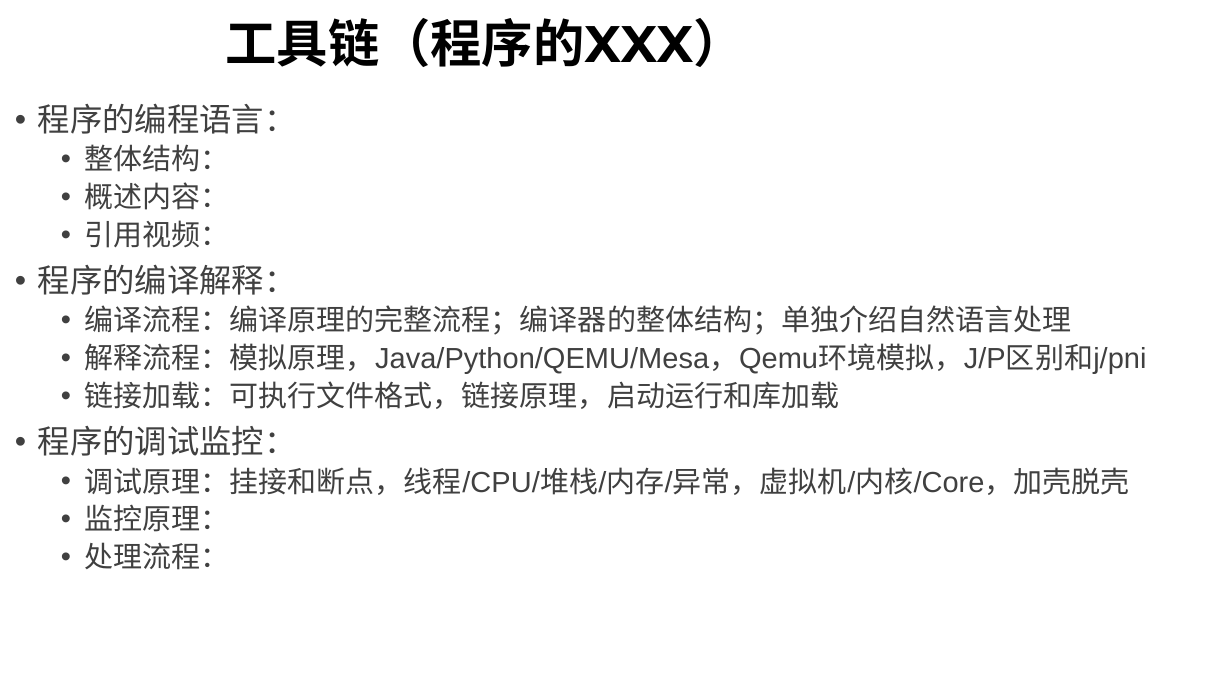
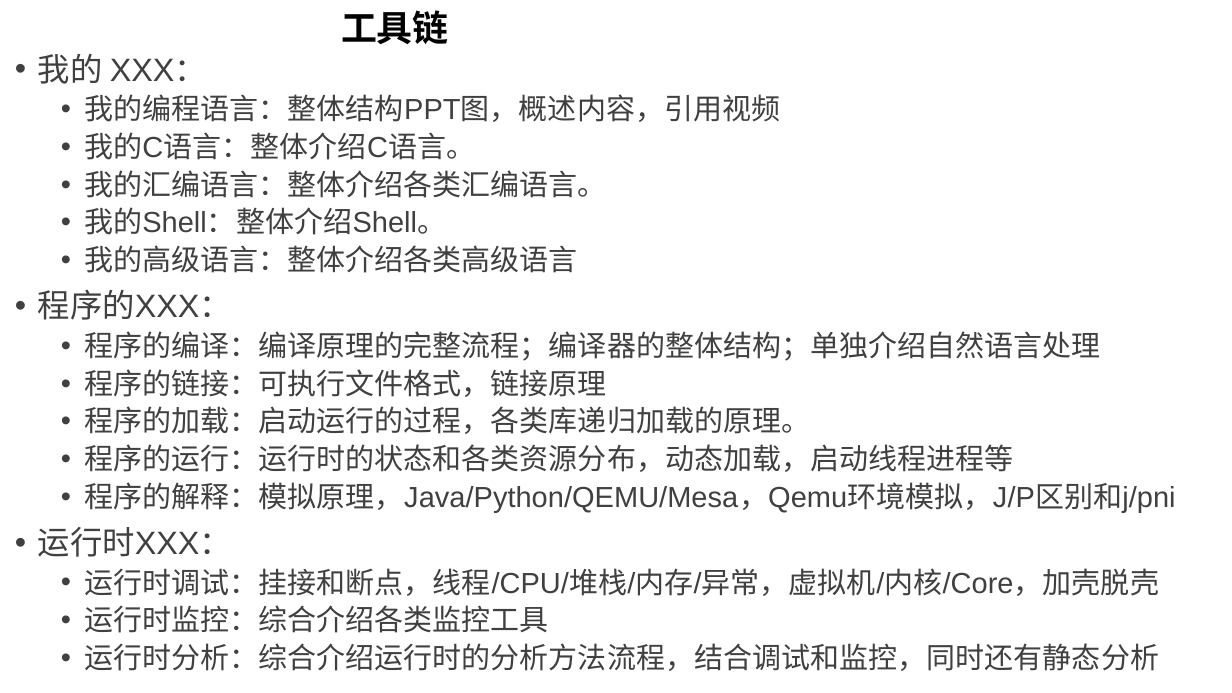
Before and after one commit to GavinKoeng/it-talks, a slide deck: slide 3 of it-talks.pptx (slide 6 before the commit). Drawn at 1232x693 pixels with LibreOffice and Linux fonts; fonts in the diff are those of the drawing. Boxes give left, top, right and bottom in pixels: in the first picture for what was removed or moved away, otherwise in the second. Text is boxed around its words. In the diff, an @@ line names an element or a change of style, - is before the commit and + after.

Commit message:
it-talks.pptx: 更新“我的编程语言”视频组提纲

```diff
--- a/it-talks.pptx
+++ b/it-talks.pptx
@@ title at <box>341,10,449,44</box>: text changed; size 40 to 28 pt @@
-工具链（程序的XXX）
+工具链
@@ text at <box>38,54,1176,671</box>: text changed @@
-• 程序的编程语言：
-  • 整体结构：
-  • 概述内容：
-  • 引用视频：
-• 程序的编译解释：
-  • 编译流程：编译原理的完整流程；编译器的整体结构；单独介绍自然语言处理
-  • 解释流程：模拟原理，Java/Python/QEMU/Mesa，Qemu环境模拟，J/P区别和j/pni
-  • 链接加载：可执行文件格式，链接原理，启动运行和库加载
-• 程序的调试监控：
-  • 调试原理：挂接和断点，线程/CPU/堆栈/内存/异常，虚拟机/内核/Core，加壳脱壳
-  • 监控原理：
-  • 处理流程：
+• 我的 XXX：
+  • 我的编程语言：整体结构PPT图，概述内容，引用视频
+  • 我的C语言：整体介绍C语言。
+  • 我的汇编语言：整体介绍各类汇编语言。
+  • 我的Shell：整体介绍Shell。
+  • 我的高级语言：整体介绍各类高级语言
+• 程序的XXX：
+  • 程序的编译：编译原理的完整流程；编译器的整体结构；单独介绍自然语言处理
+  • 程序的链接：可执行文件格式，链接原理
+  • 程序的加载：启动运行的过程，各类库递归加载的原理。
+  • 程序的运行：运行时的状态和各类资源分布，动态加载，启动线程进程等
+  • 程序的解释：模拟原理，Java/Python/QEMU/Mesa，Qemu环境模拟，J/P区别和j/pni
+• 运行时XXX：
+  • 运行时调试：挂接和断点，线程/CPU/堆栈/内存/异常，虚拟机/内核/Core，加壳脱壳
+  • 运行时监控：综合介绍各类监控工具
+  • 运行时分析：综合介绍运行时的分析方法流程，结合调试和监控，同时还有静态分析
```
Also in this commit, not shown: 3 other slides changed, 7 slides added.
